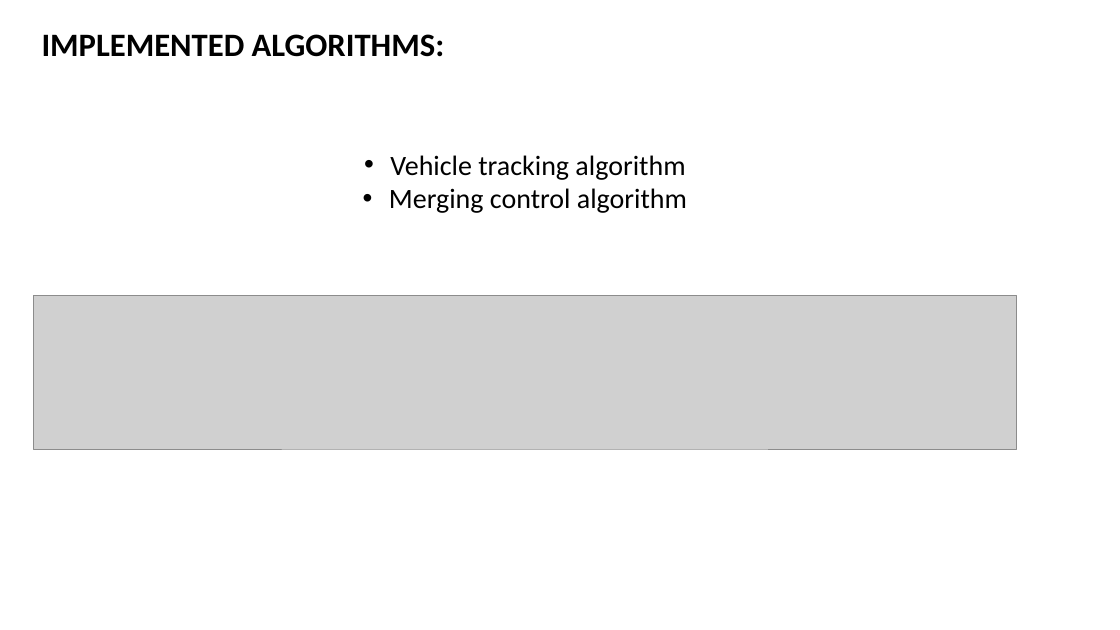
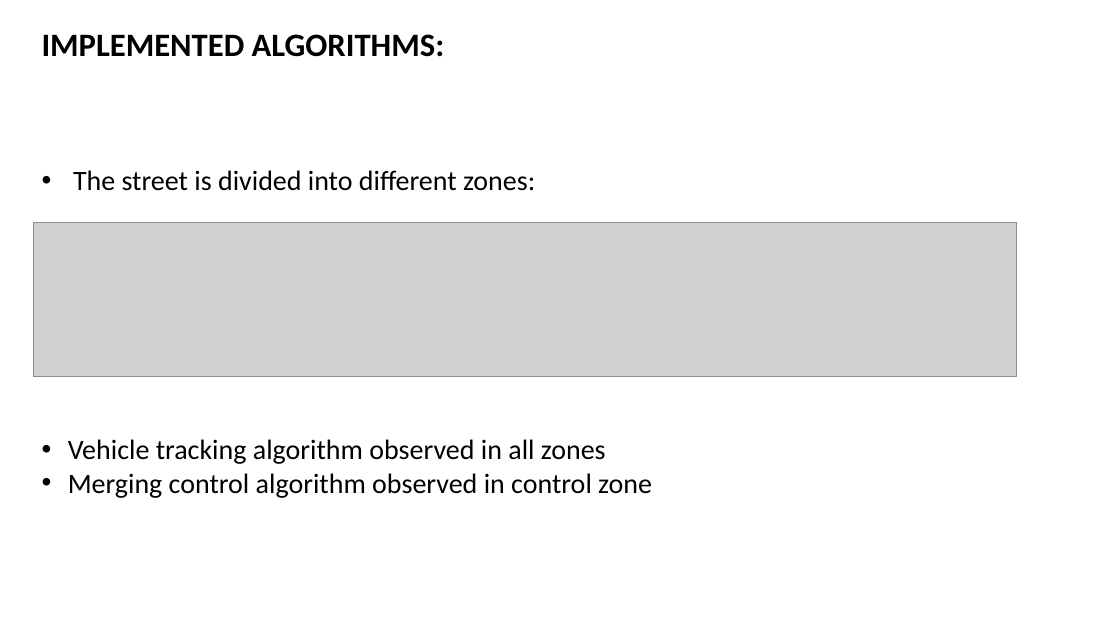
Before and after one commit to severisilvia/merging-simulation, a slide deck: slide 4 of Merging simulation.pptx (slide 3 before the commit). Drawn at 1120x630 pixels with LibreOffice and Linux fonts; fonts in the diff are those of the drawing; grey boxes stand for pictures; background and template pictures are left out. Boxes give left, top, right and bottom in pixels: in the first picture for what was removed or moved away, otherwise in the second. Text is boxed around its words. In the diff, an @@ line names an element or a change of style, - is before the commit and + after.

Commit message:
presentation

```diff
--- a/Merging simulation.pptx
+++ b/Merging simulation.pptx
@@ text added at [73,170,535,191], 24 pt, text #000000 @@
+• The street is divided into different zones:
@@ picture: place and size @@
-picture at [34,295,1017,449]
+picture at [34,223,1017,376]
@@ text at [68,439,652,498]: text changed @@
-• Vehicle tracking algorithm
-• Merging control algorithm
+• Vehicle tracking algorithm observed in all zones
+• Merging control algorithm observed in control zone
```
Also in this commit, not shown: 8 other slides changed, 9 slides added, 5 slides removed, 1 other file.
